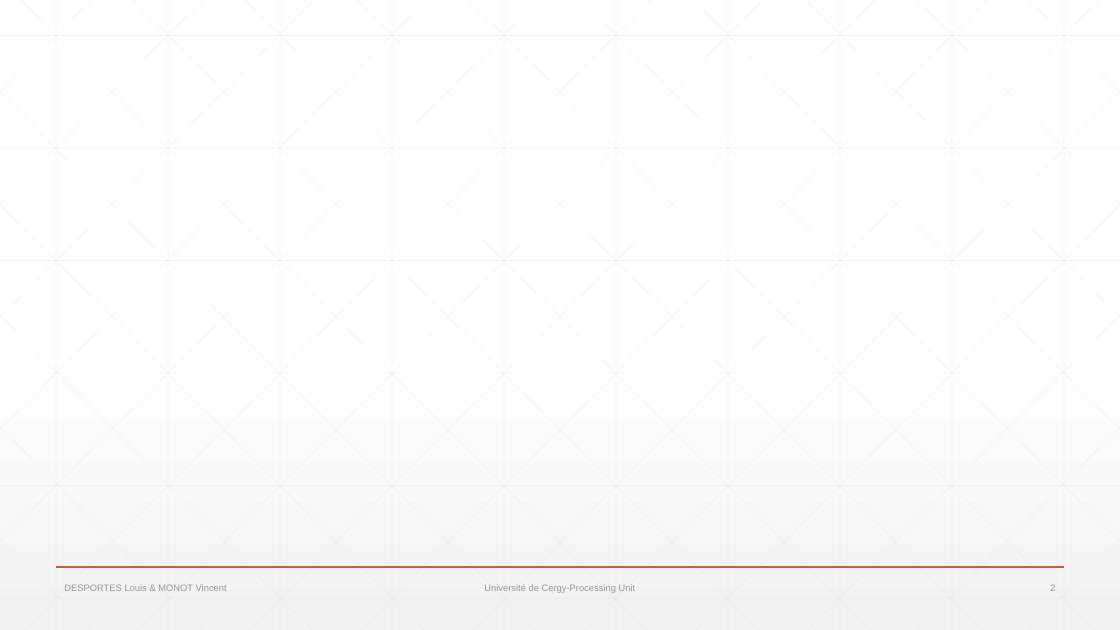
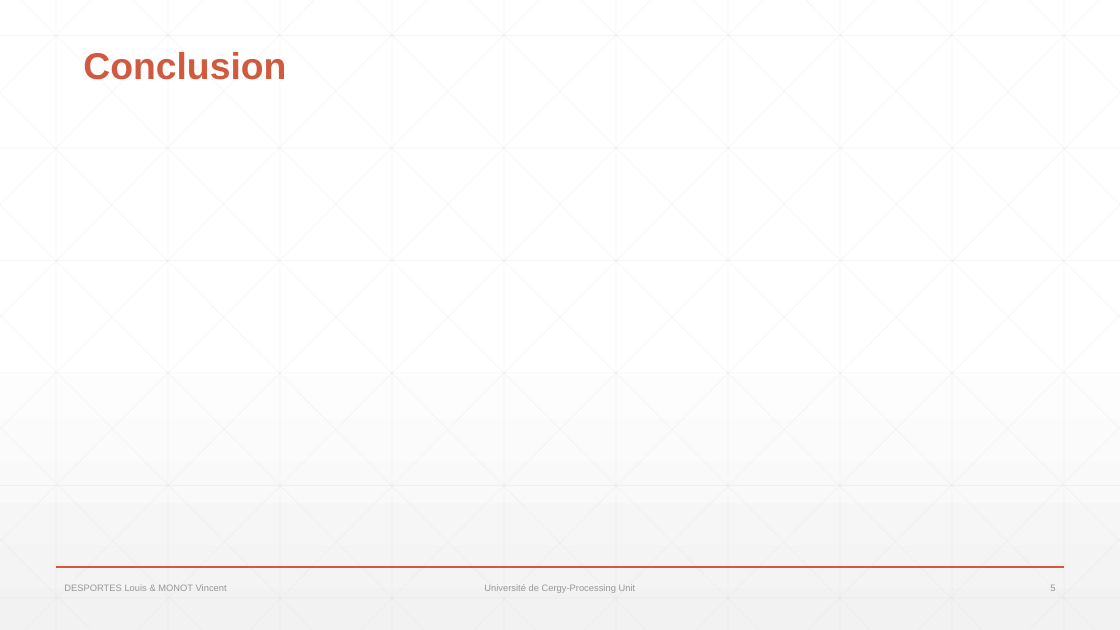
Before and after one commit to Agurato/UCPU_16bits, a slide deck: slide 5 of diapos/UCPU_16bits.pptx (slide 2 before the commit). Drawn at 1120x630 pixels with LibreOffice and Linux fonts; fonts in the diff are those of the drawing. Boxes give left, top, right and bottom in pixels: in the first picture for what was removed or moved away, otherwise in the second. Text is boxed around its words. In the diff, an @@ line names an element or a change of style, - is before the commit and + after.

```diff
--- a/diapos/UCPU_16bits.pptx
+++ b/diapos/UCPU_16bits.pptx
@@ title added at (83,52,286,80), 32 pt, text #D15A3E, bold @@
+Conclusion
@@ page number at (1050,585,1055,591): text changed @@
-2
+5
```
Also in this commit, not shown: 2 other slides changed, 3 slides added.
